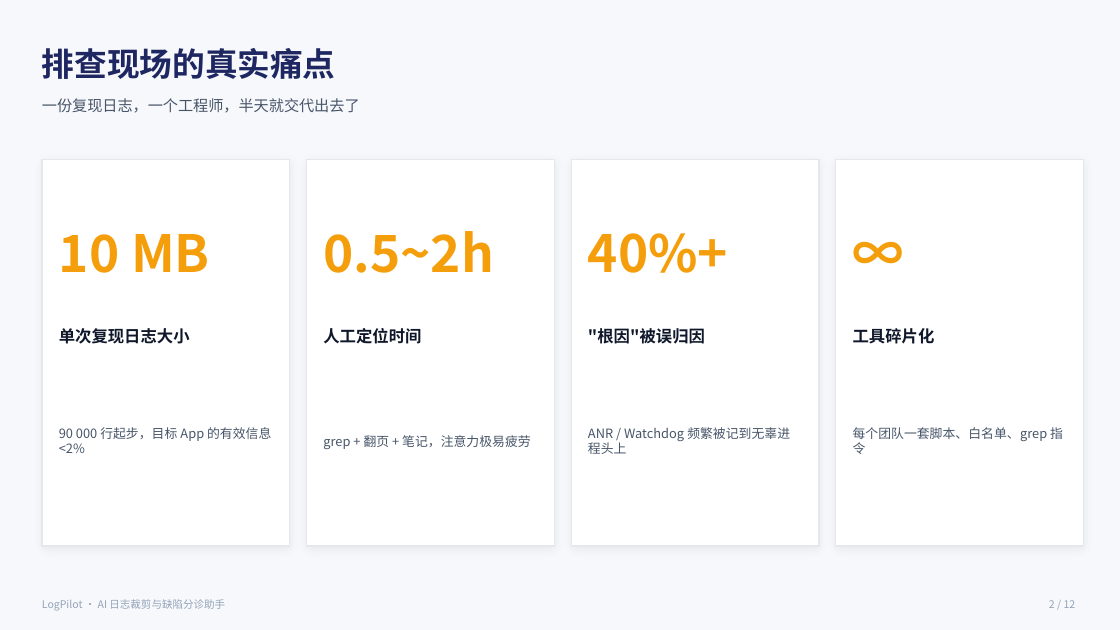
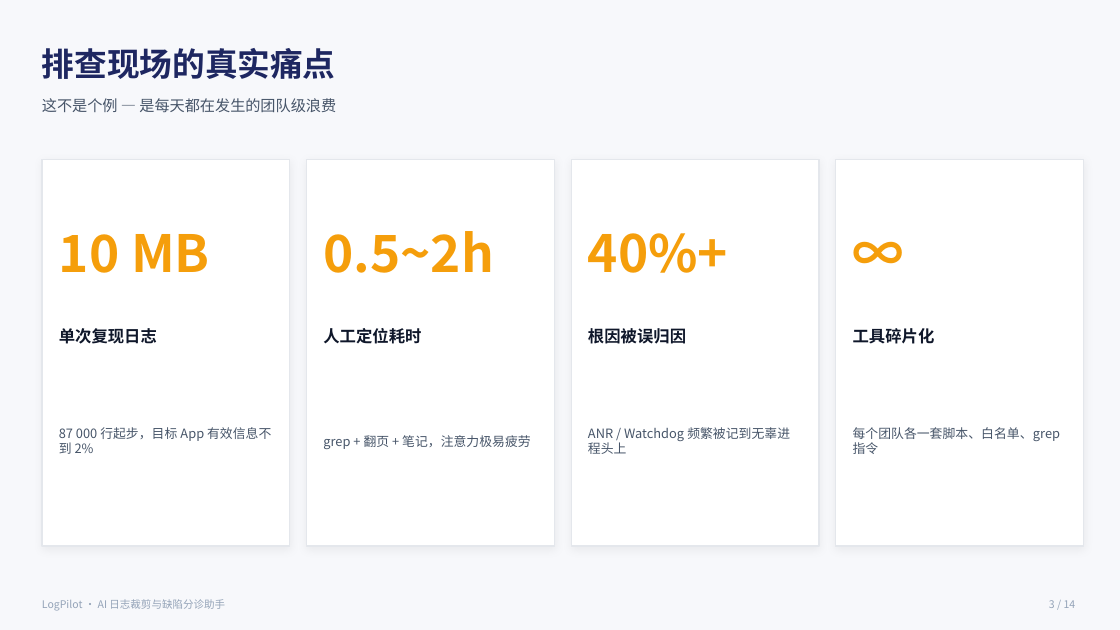
Before and after one commit to caoyuan-fire/LogPilot, a slide deck: slide 3 of ppt-build/LogPilot-项目介绍.pptx (slide 2 before the commit). Drawn at 1120x630 pixels with LibreOffice and Linux fonts; fonts in the diff are those of the drawing. Boxes give left, top, right and bottom in pixels: in the first picture for what was removed or moved away, otherwise in the second. Text is boxed around its words. In the diff, an @@ line names an element or a change of style, - is before the commit and + after.

```diff
--- a/ppt-build/LogPilot-项目介绍.pptx
+++ b/ppt-build/LogPilot-项目介绍.pptx
@@ text at box(42, 98, 336, 112): text changed @@
-一份复现日志，一个工程师，半天就交代出去了
+这不是个例 — 是每天都在发生的团队级浪费
@@ text at box(59, 328, 157, 344): text changed @@
-单次复现日志大小
+单次复现日志
@@ text at box(323, 328, 421, 344): text changed @@
-人工定位时间
+人工定位耗时
@@ text at box(588, 328, 686, 344): text changed @@
-"根因"被误归因
+根因被误归因
@@ text at box(59, 427, 271, 454): text changed @@
-90 000 行起步，目标 App 的有效信息<2%
+87 000 行起步，目标 App 有效信息不到 2%
@@ text at box(853, 427, 1061, 454): text changed @@
-每个团队一套脚本、白名单、grep 指令
+每个团队各一套脚本、白名单、grep 指令
@@ text at box(1049, 600, 1076, 608): text changed @@
-2 / 12
+3 / 14
```
Also in this commit, not shown: 8 other slides changed, 5 slides added, 3 slides removed, 1 other file.
